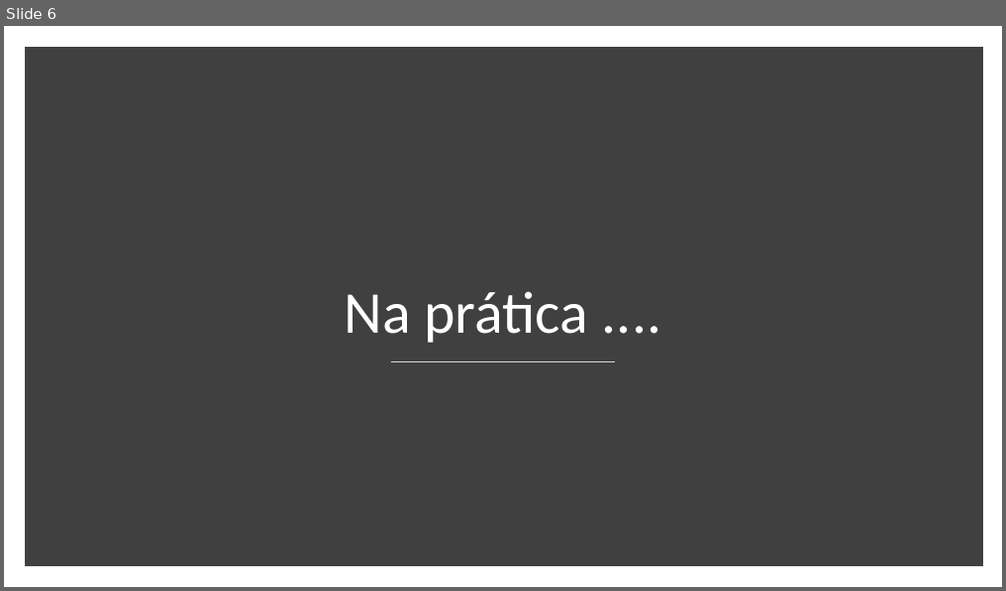
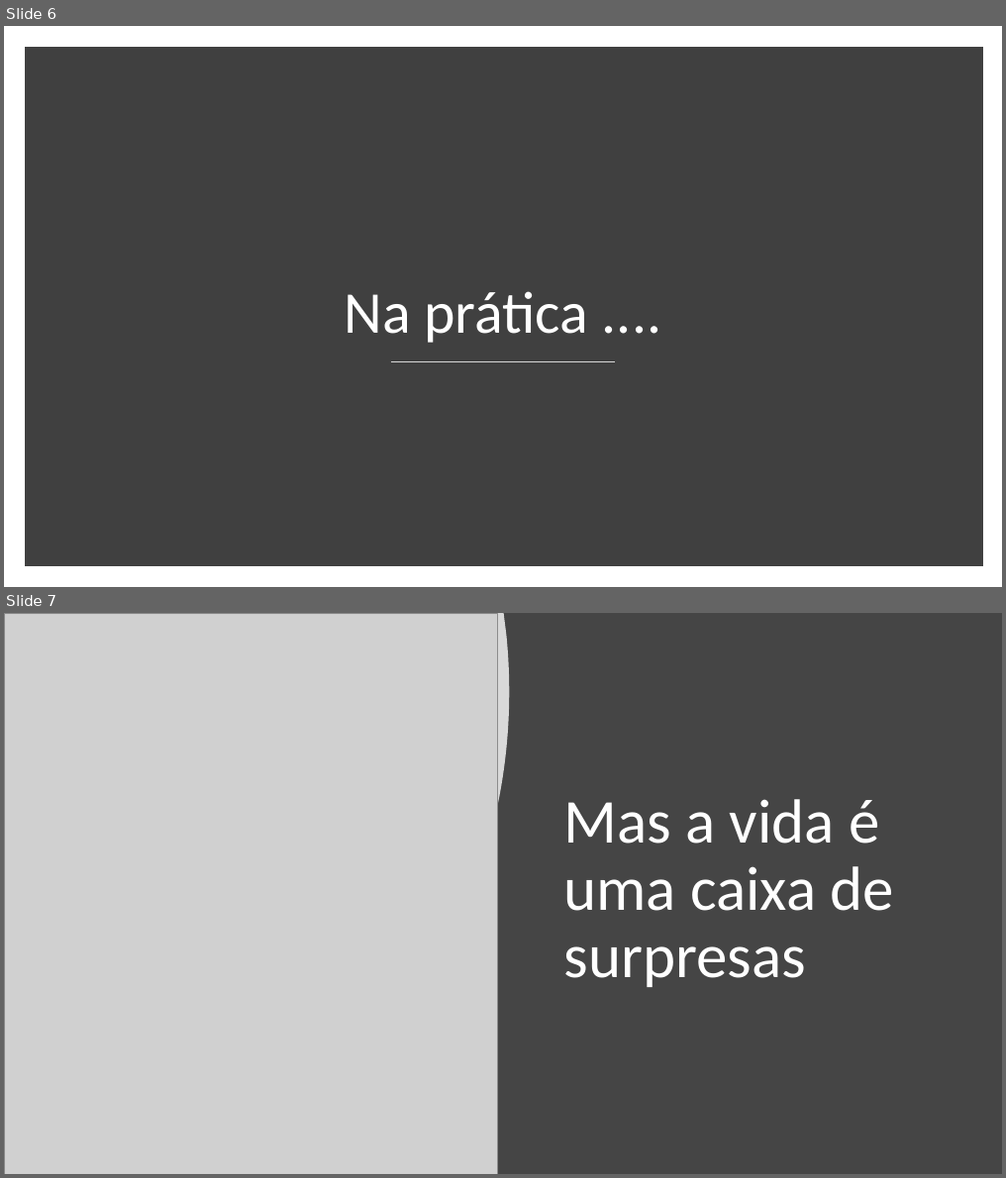
Before and after one commit to DOTNETPOA/DDDExemplo, a slide deck: DDD_A_Missao.pptx. Shown one above the other, each under a label of ours: slide 6 before the commit, slides 6 and 7 after it. The pictures are 1006x591 and 1006x1178 pixels, drawn with LibreOffice and Linux fonts; fonts in the diff are those of the drawing; grey boxes stand for pictures. Boxes give left, top, right and bottom in pixels: in the first picture for what was removed or moved away, otherwise in the second. Text is boxed around its words. In the diff, an @@ line names an element or a change of style, - is before the commit and + after.

```diff
--- a/DDD_A_Missao.pptx
+++ b/DDD_A_Missao.pptx
@@ slide 7 added at (4,613,1002,1174), background #454545 @@
@@ freeform shape added at (4,613,509,1174), fill #FFFFFF at 80% opacity @@
@@ picture added at (4,613,497,1174) @@
@@ title added at (563,799,893,987), 60 pt, text #FFFFFF @@
+Mas a vida é uma caixa de surpresas
```
Also in this commit, not shown: 3 other slides added, 1 slide removed, 1 other file.
